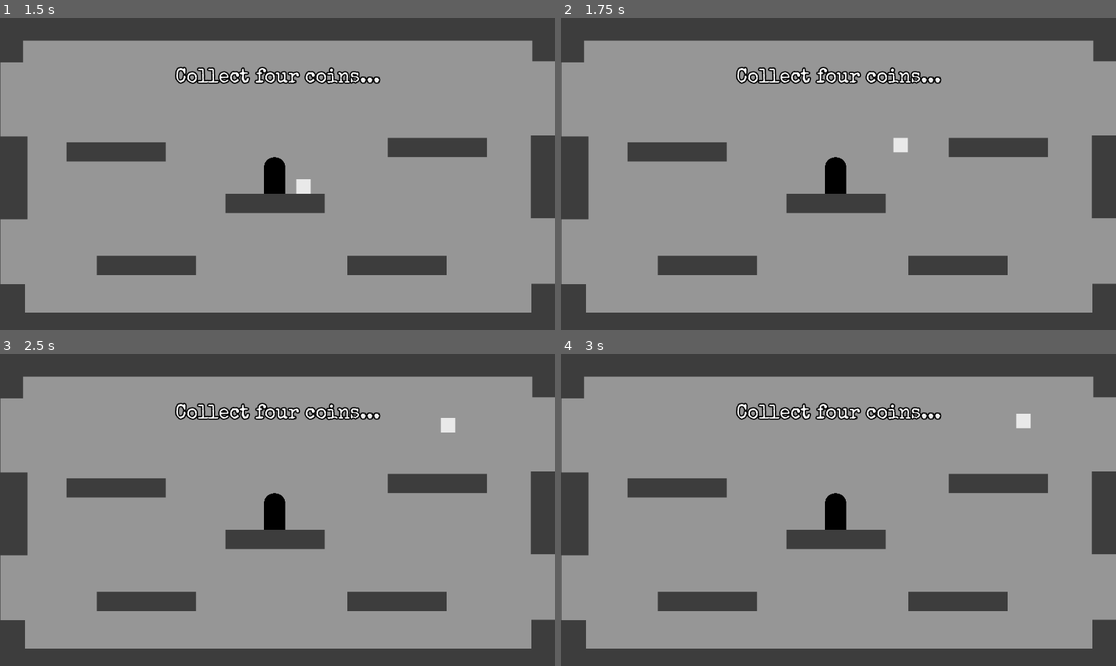
Above: before the commit, frames 1-4 (two rows, left to right).
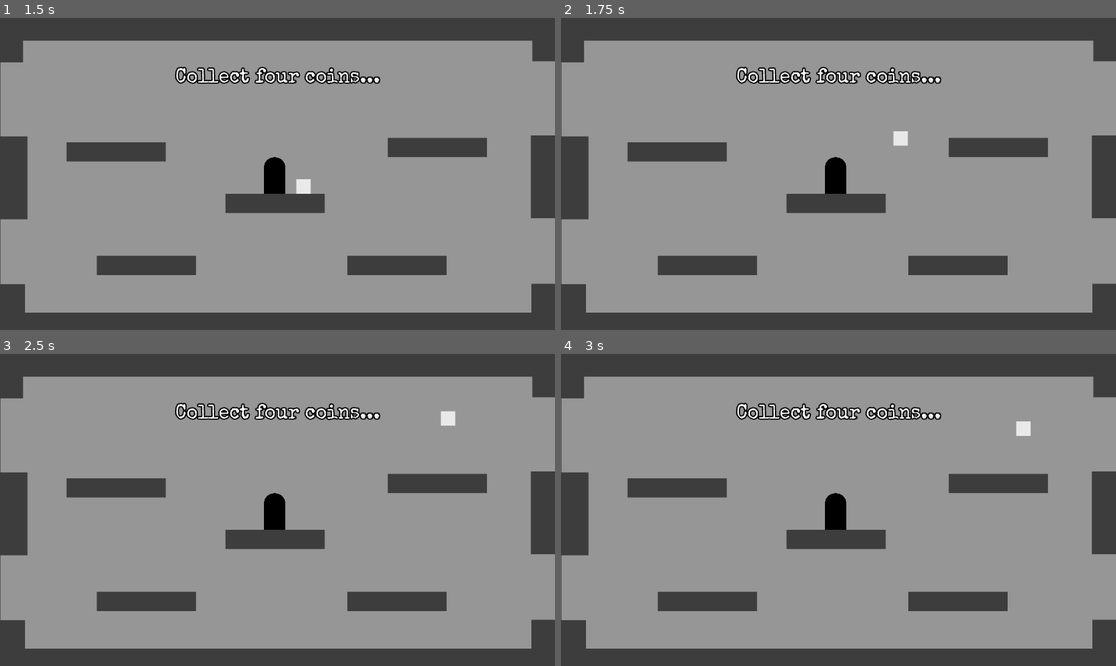
Above: after the commit, the same moments.

Repository: asundar-mags/the-grimstone-digital-tech
Game: Godot game, scene res://scenes/main menu.tscn
Same seed, same stepped clock (60 frames per second), same inputs: the game is played once before the commit and once after it.
Inputs:
- Up to frame 1 (1.5 s): click "Play" at 0.5 s; tap Enter at 1.25 s; hold Right (ui_right) from 1.28 s (still down)
- Up to frame 2 (1.75 s): keep holding Right (ui_right); tap Keypad Enter (ui_accept) at 1.52 s
- Up to frame 3 (2.5 s): keep holding Right (ui_right); tap Keypad Enter (ui_accept) at 2.27 s
- Up to frame 4 (3 s): release Right (ui_right) at 2.78 s; hold Left (ui_left) from 2.78 s (still down)

Frame 1 is identical in both runs. In frame 2, 0.1% of the frame differs, in the area x 59-63%, y 36-43%; in frame 3, 0.1%; in frame 4, 0.1%, in the area x 81-85%, y 19-27%.

Commit message:
Alpha Fixes
Further modified gravity by increasing it in project settings while increasing player jump velocity in player script

Diff:
--- a/the-grimstone/project.godot
+++ b/the-grimstone/project.godot
@@ -51,7 +51,7 @@
 [physics]
 
 3d/physics_engine="Jolt Physics"
-2d/default_gravity=1050.0
+2d/default_gravity=1400.0
 
 [rendering]
 
--- a/the-grimstone/scripts/player.gd
+++ b/the-grimstone/scripts/player.gd
@@ -24,7 +24,7 @@
 var fourth: int = 3
 
 # Variables for player movement and momentum
-@export var JUMP_VELOCITY = -500.0
+@export var JUMP_VELOCITY = -600.0
 const SPEED = 300.0
 const SLIDE_FRICTION = 0.15
 
